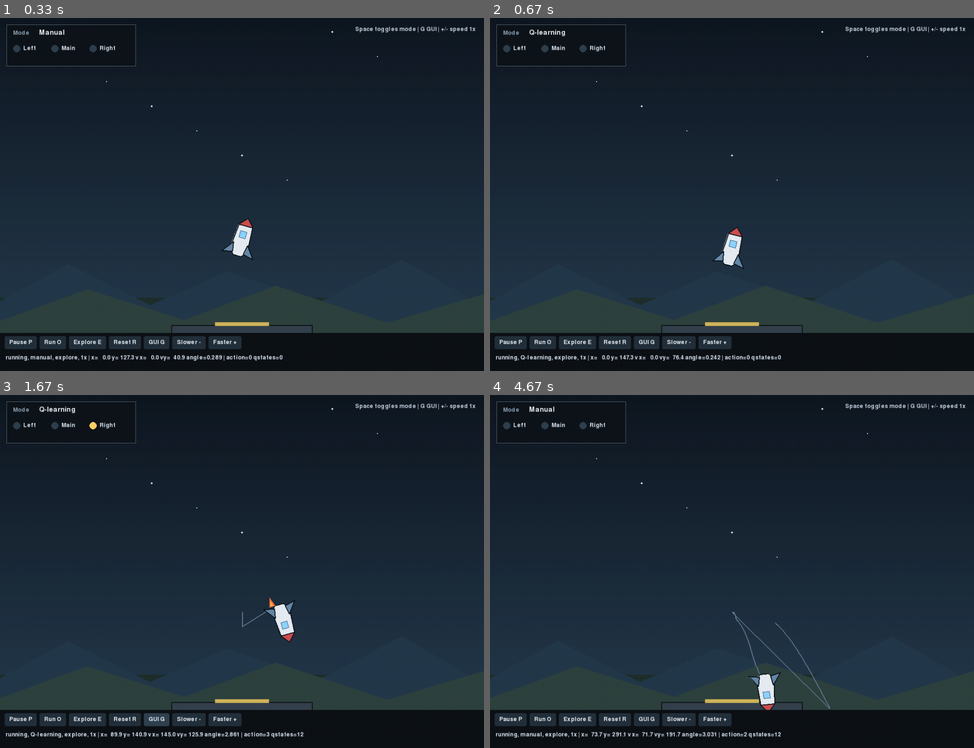
Above: before the commit, frames 1-4 (two rows, left to right).
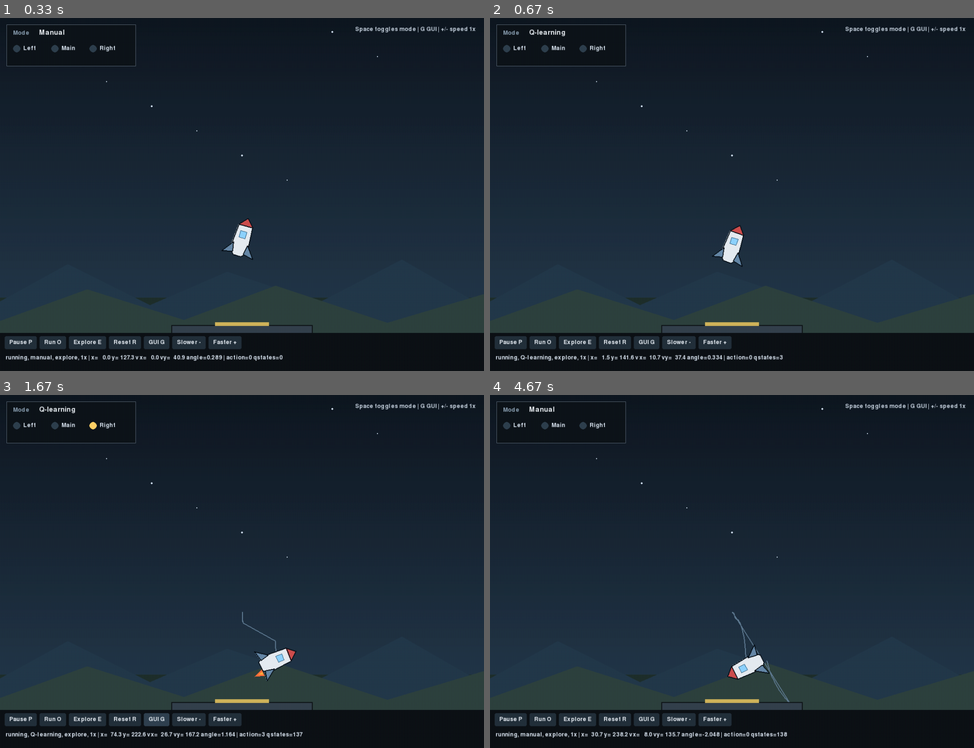
Above: after the commit, the same moments.

Repository: MiguelGavito/TDDC17
Game: pygame game, started from lab5-ReinforcementLearning/excercise/simulator.py
Two runs of this game, one before a commit and one after it. Both use one fixed random seed, a clock stepped at 60 frames per second and the inputs below.
Inputs (mouse positions are in pixels of both pictures, inside the frame that each line leads up to):
- Up to frame 1 (0.33 s): no input
- Up to frame 2 (0.67 s): tap Space at 0.33 s
- Up to frame 3 (1.67 s): click "GUI G" at 0.72 s; tap Enter at 1 s; tap G at 1.37 s
- Up to frame 4 (4.67 s): click (741, 451) at 1.92 s; tap Space at 2.27, 2.57, 2.77, 3.1, 3.4, 3.6, 3.9, 4.17, 4.5 s; tap E at 3.18, 4.58 s

Frame 1 is identical in both runs. In frame 2, 0.5% of the frame differs, in the area x 23-61%, y 58-98%; in frame 3, 1.2%; in frame 4, 1.3%, in the area x 20-71%, y 61-98%.

Commit message:
functional version of hover

Diff:
--- a/lab5-ReinforcementLearning/excercise/qlearning_controller.py
+++ b/lab5-ReinforcementLearning/excercise/qlearning_controller.py
@@ -99,16 +99,16 @@
             self.left_engine.setBursting(True)
         elif action == 3:
             self.right_engine.setBursting(True)
-        elif action == 4:
-            self.middle_engine.setBursting(True)
-            self.left_engine.setBursting(True)
-        elif action == 5:
-            self.middle_engine.setBursting(True)
-            self.right_engine.setBursting(True)
-        elif action == 6:
-            self.middle_engine.setBursting(True)
-            self.left_engine.setBursting(True)
-            self.right_engine.setBursting(True)
+        # elif action == 4:
+        #     self.middle_engine.setBursting(True)
+        #     self.left_engine.setBursting(True)
+        # elif action == 5:
+        #     self.middle_engine.setBursting(True)
+        #     self.right_engine.setBursting(True)
+        # elif action == 6:
+        #     self.middle_engine.setBursting(True)
+        #     self.left_engine.setBursting(True)
+        #     self.right_engine.setBursting(True)
 
 
     def tick(self, current_time):
@@ -142,7 +142,7 @@
 
         # Exercise 4: Change these angle functions to the hover functions after
         # the angle controller works.
-        new_state = StateAndReward.get_state_angle(
+        new_state = StateAndReward.get_state_hover(
             self.angle.getValue(),
             self.vx.getValue(),
             self.vy.getValue(),
@@ -158,7 +158,7 @@
         ):
             return
 
-        previous_reward = StateAndReward.get_reward_angle(
+        previous_reward = StateAndReward.get_reward_hover(
             self.previous_angle,
             self.previous_vx,
             self.previous_vy,
--- a/lab5-ReinforcementLearning/excercise/state_and_reward.py
+++ b/lab5-ReinforcementLearning/excercise/state_and_reward.py
@@ -14,14 +14,17 @@
         # los numeros positivos es que esta mirando a la derecha
         # los negativos significa que hacia la izquierda, son espejo uno de otro
 
-        if abs(angle) < 1:
-            state = "Upward"
-        elif angle > 0:
-            state = "Rightward"
+        if angle < -1.2:
+            return "FarLeft"
+        elif angle < -0.4:
+            return "Left"
+        elif angle < 0.4:
+            return "Upward"
+        elif angle < 1.2:
+            return "Right"
         else:
-            state = "Leftward"
+            return "FarRight"
 
-        return state
 
     @staticmethod
     def get_reward_angle(angle, vx, vy):
@@ -31,26 +34,12 @@
 
         reward = 0
 
-        if abs(angle) < 0.8:
-            reward += 12
-
-            if abs(angle) < 0.4:
-                reward += 16
-
-        if abs(vx) < 20:
-            reward += 8
-
-        if vy < 0:
-            reward += 15
-
-        if vy > 0:
-            reward -= 30
-
-        if vy < -300:
-            reward += 15
-
-
-
+        if abs(angle) < 0.2:
+            reward = 20
+        elif abs(angle) < 0.6:
+            reward = 10
+        else:
+            reward = 0
 
         return reward
 
@@ -60,17 +49,73 @@
 
         # Exercise 4a: Build a state from angle, vx, and vy.
 
-        state = "hover-state-not-implemented"
+        if angle < -1.2:
+            angle_state = "FarLeft"
+        elif angle < -0.4:
+            angle_state = "Left"
+        elif angle < 0.4:
+            angle_state = "Upward"
+        elif angle < 1.2:
+            angle_state = "Right"
+        else:
+            angle_state = "FarRight"
 
-        return state
+        if vx < -50:
+            vx_state = "FarLeftX"
+        elif vx < -10:
+            vx_state = "LeftX"
+        elif vx < 10:
+            vx_state = "BalancedX"
+        elif vx < 50:
+            vx_state = "RightX"
+        else:
+            vx_state = "FarRightX"
+
+        if vy < -50:
+            vy_state = "FarDownY"
+        elif vy < -10:
+            vy_state = "DownY"
+        elif vy < 10:
+            vy_state = "BalancedY"
+        elif vy < 50:
+            vy_state = "UpY"
+        else:
+            vy_state = "FarUpY"
+
+        return [angle_state, vx_state, vy_state]
 
     @staticmethod
     def get_reward_hover(angle, vx, vy):
         """Reward function for the full hover controller."""
 
         # Exercise 4b: Return a reward for hovering.
+        reward = 0
+        reward_angle = 0
+        reward_vx = 0
+        reward_vy = 0
 
-        reward = 0
+        if abs(angle) < 0.2:
+            reward_angle = 20
+        elif abs(angle) < 0.6:
+            reward_angle = 10
+        else:
+            reward_angle = 0
+
+        if abs(vx) < 5:
+            reward_vx = 20
+        elif abs(vx) < 20:
+            reward_vx = 0
+        else:
+            reward_vx = 0
+
+        if abs(vy) < 5:
+            reward_vy = 20
+        elif abs(vy) < 20:
+            reward_vy = 0
+        else:
+            reward_vy = 0
+
+        reward = reward_vx + reward_angle + reward_vy
 
         return reward
 
